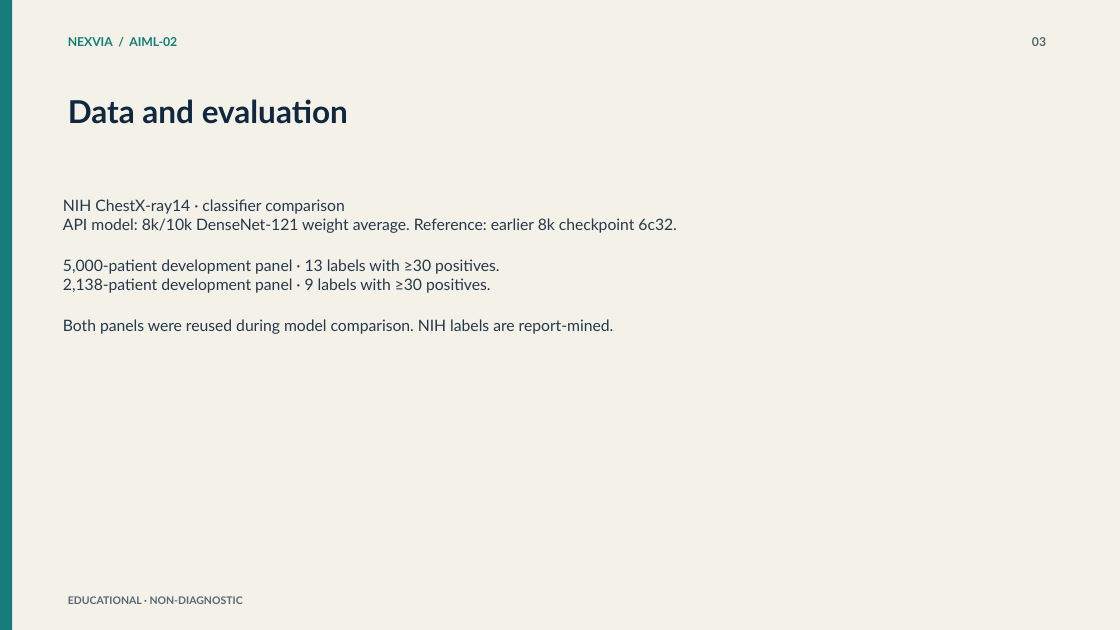
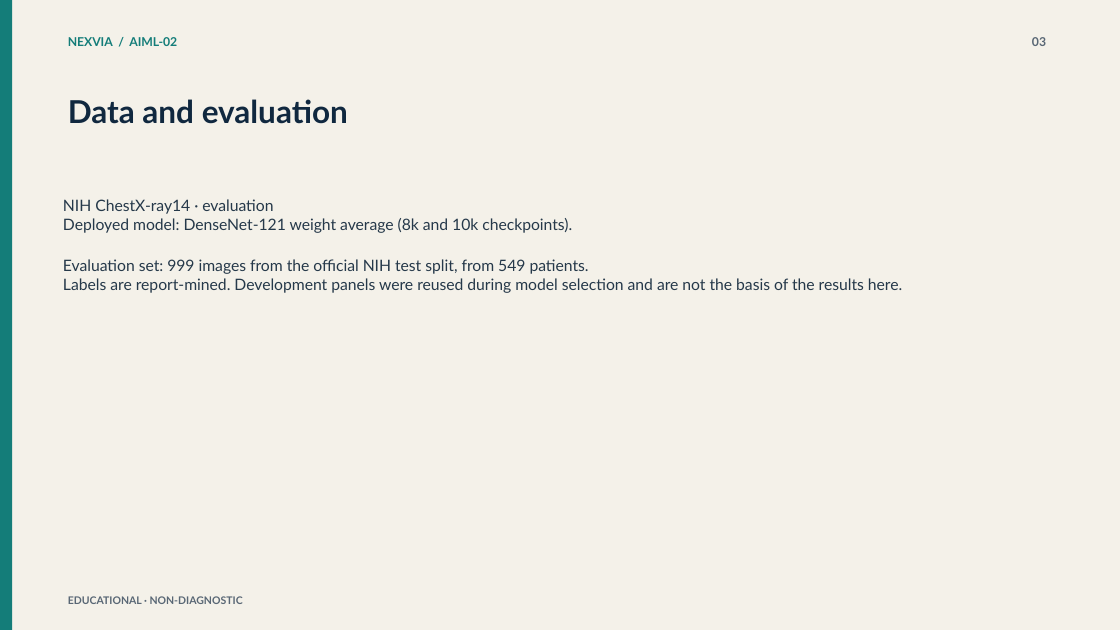
Before and after one commit to ram15x/nexvia-aiml-internship, a slide deck: slide 3 of AIML-02/deliverables/Medical_Imaging_AI_Review_Platform.pptx. Drawn at 1120x630 pixels with LibreOffice and Linux fonts; fonts in the diff are those of the drawing. Boxes give left, top, right and bottom in pixels: in the first picture for what was removed or moved away, otherwise in the second. Text is boxed around its words. In the diff, an @@ line names an element or a change of style, - is before the commit and + after.

Commit message:
Update presentation to the verified results
Replace the earlier development-panel figures and the 0.8327 spleen
validation Dice with the 999-image classifier subset (macro AUROC 0.7967,
per-label intervals) and the reported held-out spleen Dice 0.3272. The
reflection slide is unchanged for the student to complete.

```diff
--- a/AIML-02/deliverables/Medical_Imaging_AI_Review_Platform.pptx
+++ b/AIML-02/deliverables/Medical_Imaging_AI_Review_Platform.pptx
@@ text at (63,199,902,293): text changed @@
-NIH ChestX-ray14 · classifier comparison
-API model: 8k/10k DenseNet-121 weight average. Reference: earlier 8k checkpoint 6c32.
-5,000-patient development panel · 13 labels with ≥30 positives.
-2,138-patient development panel · 9 labels with ≥30 positives.
-Both panels were reused during model comparison. NIH labels are report-mined.
+NIH ChestX-ray14 · evaluation
+Deployed model: DenseNet-121 weight average (8k and 10k checkpoints).
+Evaluation set: 999 images from the official NIH test split, from 549 patients.
+Labels are report-mined. Development panels were reused during model selection and are not the basis of the results here.
```
Also in this commit, not shown: 5 other slides changed.
